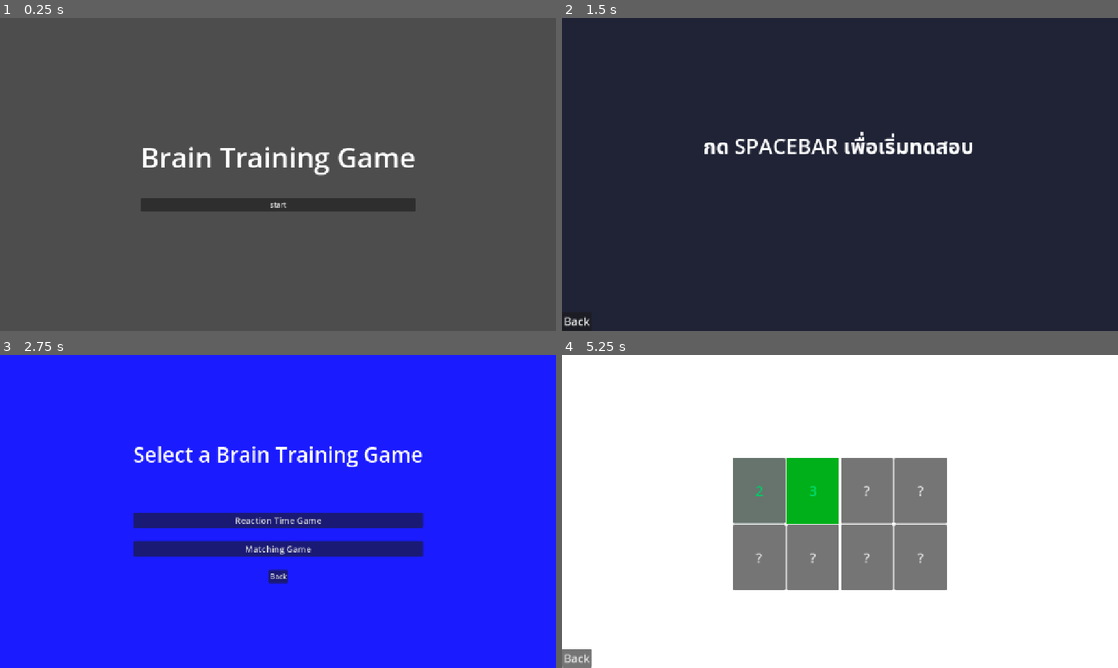
Above: before the commit, frames 1-4 (two rows, left to right).
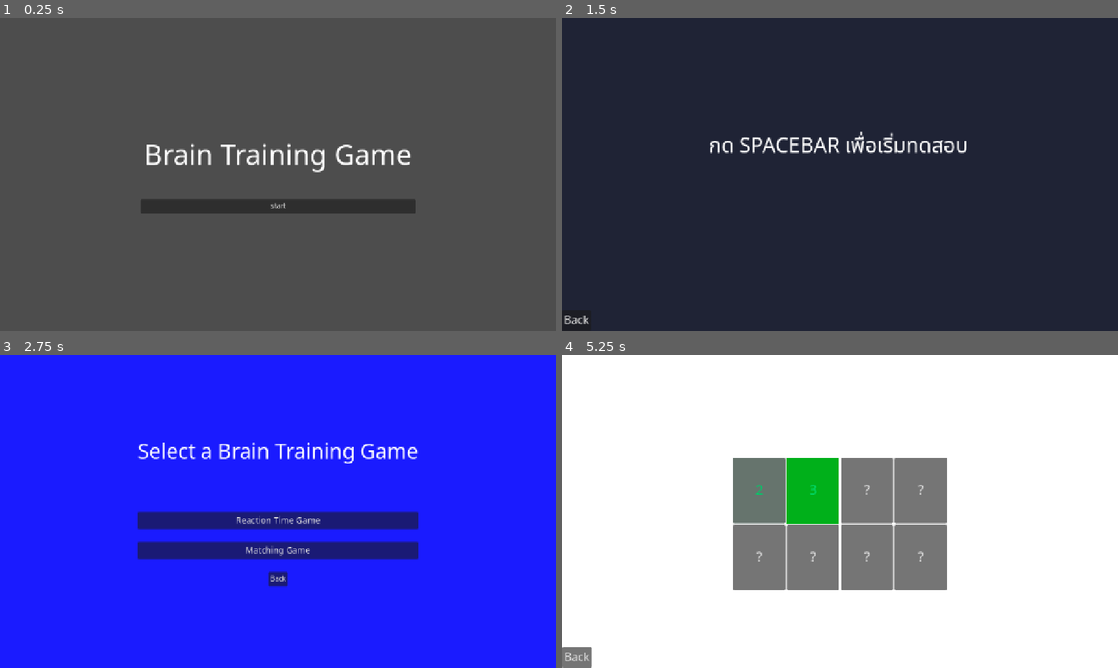
Above: after the commit, the same moments.

Repository: Paradise-888/BrainTraining
Game: Godot game, scene res://Scenes/menu.tscn
Same seed, same stepped clock (60 frames per second), same inputs: the game is played once before the commit and once after it.
Inputs:
- Up to frame 1 (0.25 s): no input
- Up to frame 2 (1.5 s): click "start" at 0.5 s; click "Reaction Time Game" at 1.25 s
- Up to frame 3 (2.75 s): click "Back" at 2 s
- Up to frame 4 (5.25 s): click "Matching Game" at 2.75 s; click "?" at 3.5 s; click "2" at 4.25 s; click "?" at 5 s

The runs differ from the first frame. In frame 1, 2.5% of the frame differs, in the area x 25-75%, y 40-63%; in frame 2, 1.7%; in frame 3, 3.8%, in the area x 24-77%, y 28-75%; in frame 4, 0.3%.

Commit message:
แก้ไขฟอนต์

Diff:
--- a/project.godot
+++ b/project.godot
@@ -22,6 +22,10 @@
 window/stretch/mode="canvas_items"
 window/stretch/aspect="expand"
 
+[gui]
+
+theme/custom_font="uid://br24fc8njkry0"
+
 [physics]
 
 3d/physics_engine="Jolt Physics"
